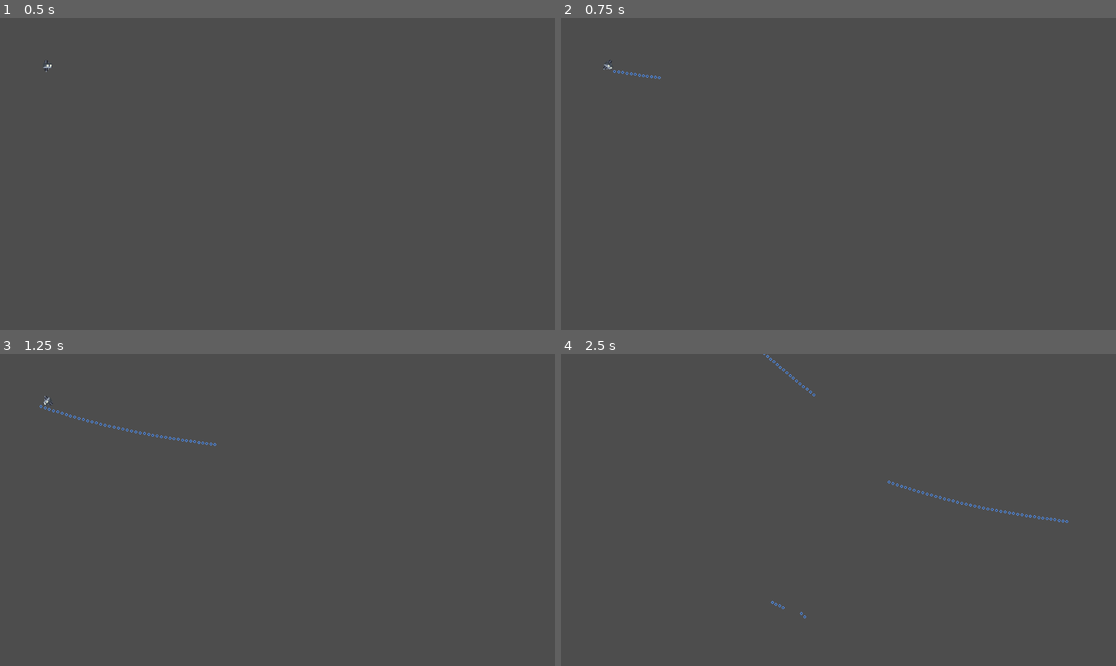
Above: before the commit, frames 1-4 (two rows, left to right).
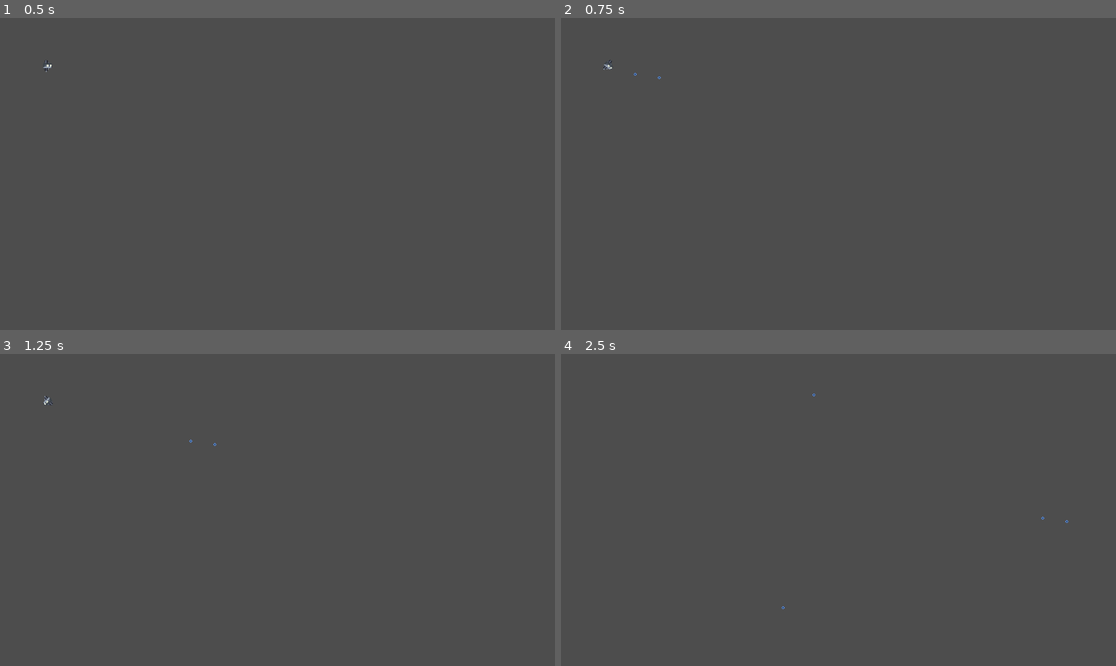
Above: after the commit, the same moments.

Repository: hamletrpg/project-s
Game: Godot game, scene res://scenes/Levels/level_1.tscn
Same seed, same stepped clock (60 frames per second), same inputs: the game is played once before the commit and once after it.
Inputs (mouse positions are in pixels of both pictures, inside the frame that each line leads up to):
- Up to frame 1 (0.5 s): no input
- Up to frame 2 (0.75 s): tap Enter at 0.5 s; move the mouse to (960, 158) at 0.52 s; hold D (right) from 0.53 s (still down); hold Space (main_fire) from 0.53 s (still down)
- Up to frame 3 (1.25 s): keep holding D (right); keep holding Space (main_fire)
- Up to frame 4 (2.5 s): move the mouse to (727, 525) at 1.27 s; release D (right) at 1.28 s; release Space (main_fire) at 1.28 s; hold S (down) 1.28-2.03 s; tap Space (main_fire) at 1.35 s; move the mouse to (894, 441) at 2.02 s; hold D (right) from 2.03 s (still down); hold Space (main_fire) from 2.03 s (still down)

Frame 1 is identical in both runs. In frame 2, less than 0.1% of the frame differs, in the area x 9-18%, y 16-20%; in frame 3, 0.2%; in frame 4, 0.3%, in the area x 36-91%, y 0-85%.

Commit message:
added some timer to avoid dealing with spamming shoot

Diff:
--- a/scenes/Player/player.tscn
+++ b/scenes/Player/player.tscn
@@ -31,4 +31,9 @@
 
 [node name="Projectiles" type="Node2D" parent="."]
 
+[node name="shoot_timer" type="Timer" parent="."]
+wait_time = 0.644
+autostart = true
+
 [connection signal="laser" from="." to="attackController" method="_on_player_laser"]
+[connection signal="timeout" from="shoot_timer" to="." method="_on_shoot_timer_timeout"]
--- a/scripts/player/attack_controller.gd
+++ b/scripts/player/attack_controller.gd
@@ -6,3 +6,4 @@
 	if Input.is_action_pressed("main_fire"):
 		player.laser.emit(pos, dir)
 		print("coming from player shoot controller")
+		player.can_shoot = false
--- a/scripts/player/player.gd
+++ b/scripts/player/player.gd
@@ -2,6 +2,8 @@
 
 @export var movement_controller: Node2D
 @export var attack_controller: Node2D
+
+var can_shoot: bool = true
 
 signal laser(pos, dir)
 
@@ -10,10 +12,15 @@
 	move_and_slide()
 
 func _process(_delta):
-	attack_controller.player_shoot(self, get_laser_marker_position(), bullet_direction())
+	print(can_shoot)
+	if can_shoot:
+		attack_controller.player_shoot(self, get_laser_marker_position(), bullet_direction())
 
 func get_laser_marker_position():
 	return $laser_position.global_position
 
 func bullet_direction():
 	return (get_global_mouse_position() - position).normalized()
+
+func _on_shoot_timer_timeout():
+	can_shoot = true
